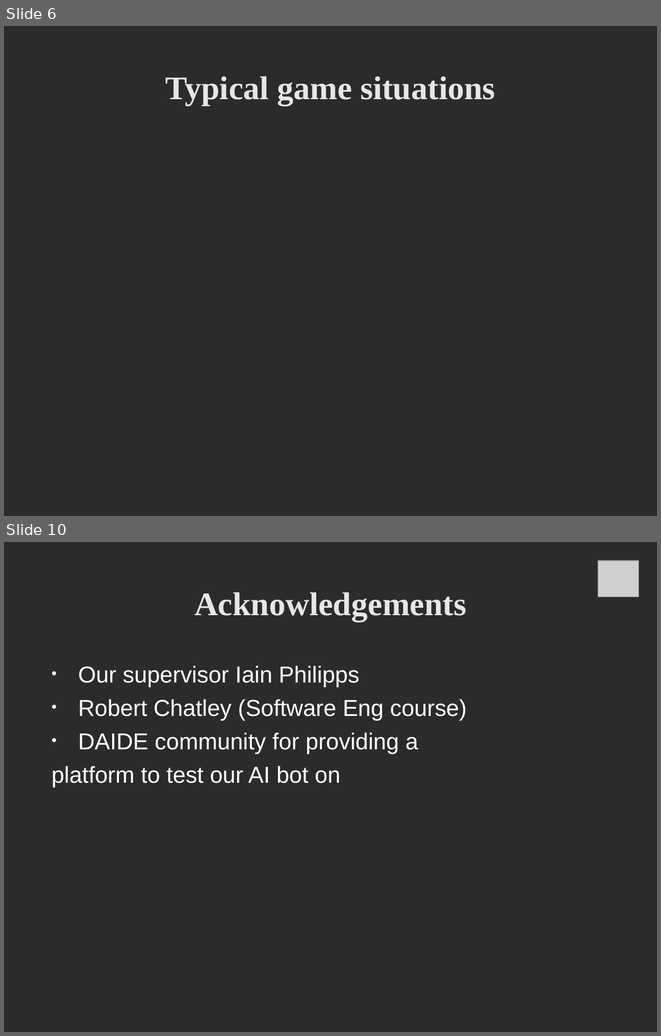
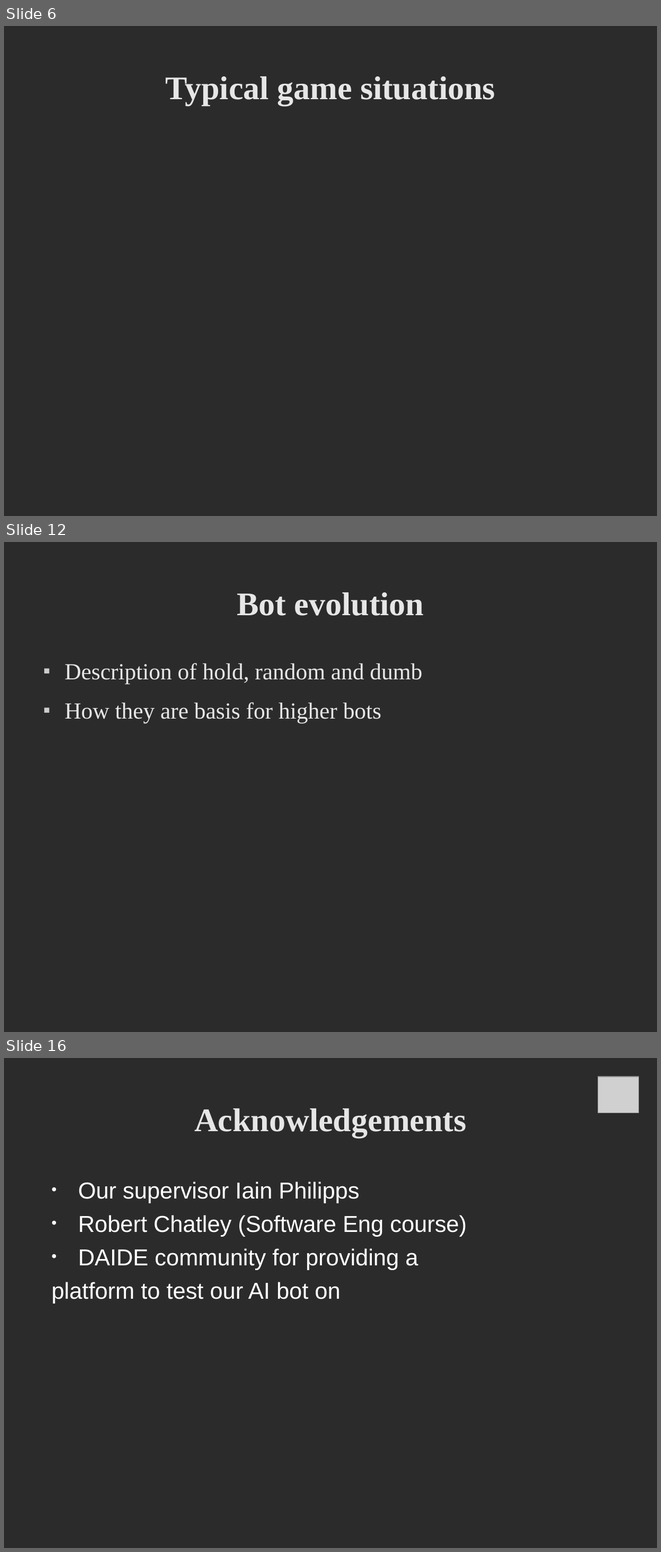
Before and after one commit to deltaluca/flappy, a slide deck: Presentation/ProjectDemonstration.odp. Shown one above the other, each under a label of ours: slides 6 and 10 before the commit, slides 6, 12 and 16 after it; the slides between them are not shown. The pictures are 661x1036 and 661x1552 pixels, drawn with LibreOffice and Linux fonts; fonts in the diff are those of the drawing; grey boxes stand for pictures; background and template pictures are left out; a plain dark background stands for a picture behind light text. Boxes give left, top, right and bottom in pixels: in the first picture for what was removed or moved away, otherwise in the second. Text is boxed around its words. In the diff, an @@ line names an element or a change of style, - is before the commit and + after.

```diff
--- a/Presentation/ProjectDemonstration.odp
+++ b/Presentation/ProjectDemonstration.odp
@@ slide 12 added at [4,542,657,1032], background picture (left out) @@
@@ title added at [237,592,424,616], 40 pt, text #E6E6E6, bold @@
+Bot evolution
@@ text added at [64,663,422,723], 28 pt, text #E6E6E6 @@
+■ Description of hold, random and dumb
+■ How they are basis for higher bots
@@ what was slide 10 is now slide 16 @@
```
Also in this commit, not shown: 3 slides changed, 9 other slides added, 4 slides removed.
